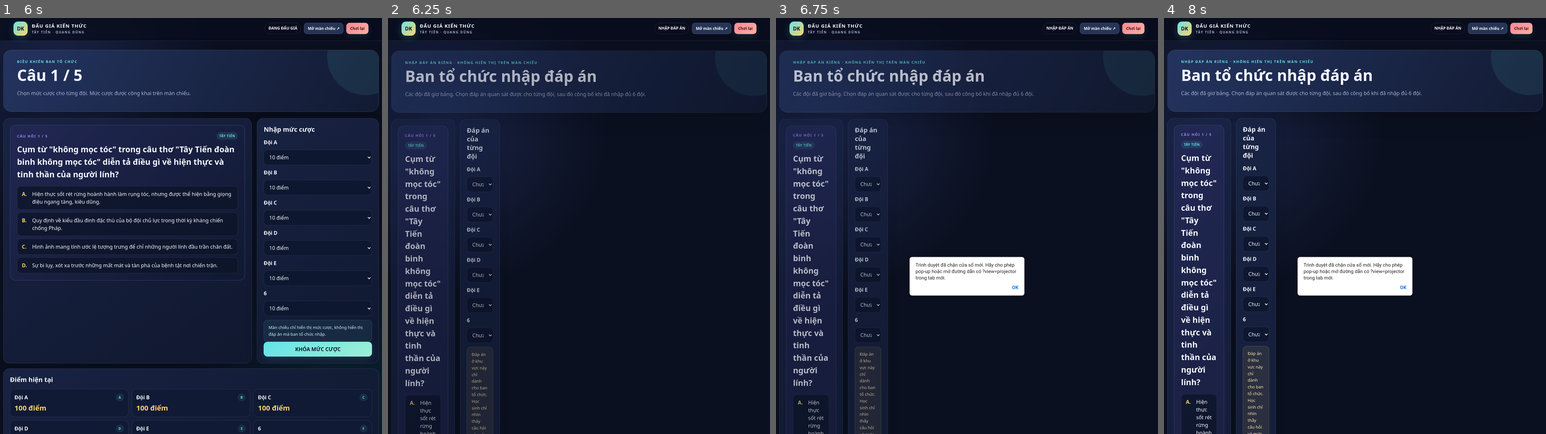
Above: before the commit, frames 1-4 (left to right).
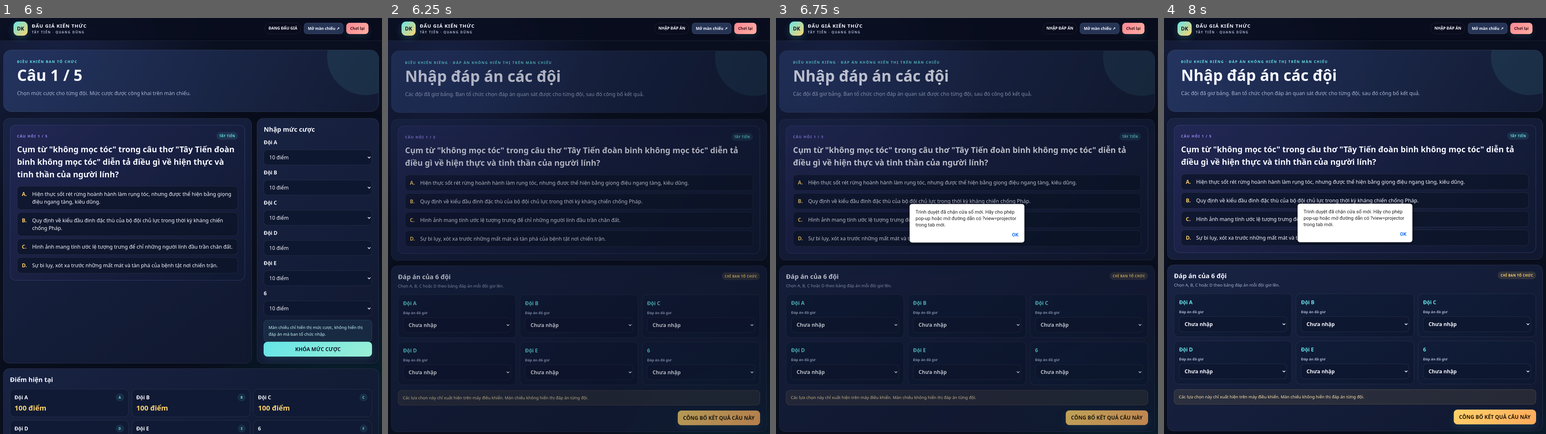
Above: after the commit, the same moments.

Repository: GIAKHANHHH/Game-version-2
Game: browser game, page index.html
Same seed, same stepped clock (60 frames per second), same inputs: the game is played once before the commit and once after it. When the page shows a pop-up message, it is drawn as a white box for half a second while everything else waits; a line starting with > is the answer the replay typed.
Inputs (mouse positions are in pixels of both pictures, inside the frame that each line leads up to):
- Up to frame 1 (6 s): click "Chơi lại" at 0.27 s; click "SẴN SÀNG Mở màn chiếu ↗ Chơi …" at 0.52 s; click (49, 234) at 1.27 s; type "8" at 1.27 s; tap Enter at 1.3, 3.7 s; click "BẮT ĐẦU TRÒ CHƠI" at 1.77 s; click "Chơi lại" at 1.87 s; click "Mở màn chiếu ↗" at 2.47 s; click "MỞ MÀN CHIẾU" at 3.07 s; click (206, 234) at 3.67 s; type "6" at 3.67 s; click "MỞ MÀN CHIẾU" at 4.27 s; click "BẮT ĐẦU TRÒ CHƠI" at 4.87 s; click (317, 30) at 5.47 s
- Up to frame 2 (6.25 s): click "KHÓA MỨC CƯỢC" at 6.07 s
- Up to frame 3 (6.75 s): click "NHẬP ĐÁP ÁN Mở màn chiếu ↗ Ch…" at 6.27 s; click (1093, 30) at 6.67 s
- Up to frame 4 (8 s): click (1496, 417) at 7.27 s, where only the run after the commit has a clickable "CÔNG BỐ KẾT QUẢ CÂU NÀY"; click "Mở màn chiếu ↗" at 7.87 s

Frame 1 is identical in both runs. In frame 2, 8.3% of the frame differs, in the area x 0-100%, y 10-100%; in frame 3, 15%; in frame 4, 29%, in the area x 0-100%, y 9-100%.

Commit message:
Add files via upload

Diff:
--- a/app.js
+++ b/app.js
@@ -418,30 +418,32 @@
   function answerPanel() {
     return `
       <section class="hero">
-        <div class="eyebrow">NHẬP ĐÁP ÁN RIÊNG · KHÔNG HIỂN THỊ TRÊN MÀN CHIẾU</div>
-        <h1>Ban tổ chức nhập đáp án</h1>
-        <p>Các đội đã giơ bảng. Chọn đáp án quan sát được cho từng đội, sau đó công bố khi đã nhập đủ 6 đội.</p>
+        <div class="eyebrow">ĐIỀU KHIỂN RIÊNG · ĐÁP ÁN KHÔNG HIỂN THỊ TRÊN MÀN CHIẾU</div>
+        <h1>Nhập đáp án các đội</h1>
+        <p>Các đội đã giơ bảng. Ban tổ chức chọn đáp án quan sát được cho từng đội, sau đó công bố kết quả.</p>
       </section>
-      <div class="grid">
-        <section class="card span-7">
-          ${questionPanel()}
-        </section>
-        <section class="card span-5">
-          <h2>Đáp án của từng đội</h2>
-          ${state.teams.map(t => `
-            <div class="row" style="margin:12px 0">
-              <strong>${escapeHtml(t.name)}</strong>
-              <select data-answer="${t.id}">
-                <option value="">Chưa nhập</option>
-                ${["A","B","C","D"].map(a => `<option value="${a}" ${t.answer===a?"selected":""}>${a}</option>`).join("")}
-              </select>
-            </div>`).join("")}
-          <div class="note warning">Đáp án ở khu vực này chỉ dành cho ban tổ chức. Học sinh chỉ nhìn thấy câu hỏi và mức cược trên màn chiếu.</div>
-          ${button("CÔNG BỐ KẾT QUẢ CÂU NÀY", "reveal", "btn gold full")}
-        </section>
-        <section class="card span-12">
-          <h2>Mức cược công khai</h2>${publicBidsTable()}
-        </section>
+      <div class="answer-layout">
+        <section class="card">${questionPanel()}</section>
+        <section class="card">
+          <div class="row answer-heading">
+            <div><h2>Đáp án của 6 đội</h2><p class="muted">Chọn A, B, C hoặc D theo bảng đáp án mỗi đội giơ lên.</p></div>
+            <span class="status gold">CHỈ BAN TỔ CHỨC</span>
+          </div>
+          <div class="answer-row">
+            ${state.teams.map(t => `
+              <div class="answer-cell">
+                <div class="answer-team">${escapeHtml(t.name)}</div>
+                <label for="answer-${t.id}">Đáp án đã giơ</label>
+                <select id="answer-${t.id}" data-answer="${t.id}">
+                  <option value="">Chưa nhập</option>
+                  ${["A","B","C","D"].map(a => `<option value="${a}" ${t.answer===a?"selected":""}>Đáp án ${a}</option>`).join("")}
+                </select>
+              </div>`).join("")}
+          </div>
+          <div class="note warning answer-note">Các lựa chọn này chỉ xuất hiện trên máy điều khiển. Màn chiếu không hiển thị đáp án từng đội.</div>
+          <div class="answer-actions">${button("CÔNG BỐ KẾT QUẢ CÂU NÀY", "reveal", "btn gold")}</div>
+        </section>
+        <section class="card"><h2>Mức cược công khai</h2>${publicBidsTable()}</section>
       </div>`;
   }
 
--- a/style.css
+++ b/style.css
@@ -151,3 +151,24 @@
 }
 .hero, .card { animation:fadeUp .36s ease-out both; }
 .winner-title { text-shadow:0 0 28px rgba(255,211,106,.2); }
+
+.answer-layout { display:grid; grid-template-columns:minmax(0,1fr); gap:16px; }
+.answer-layout > .card { min-width:0; }
+.answer-heading { align-items:flex-start; margin-bottom:16px; }
+.answer-heading h2 { margin-bottom:5px; }
+.answer-heading p { margin:0; font-size:13px; }
+.answer-row { display:grid; grid-template-columns:repeat(3,minmax(0,1fr)); gap:12px; }
+.answer-cell { min-width:0; padding:15px; border:1px solid var(--line); border-radius:15px; background:linear-gradient(145deg,#111d39,#0d1730); }
+.answer-team { font-size:16px; font-weight:900; margin-bottom:11px; color:var(--cyan); }
+.answer-cell label { display:block; color:var(--muted); font-size:11px; font-weight:800; margin-bottom:7px; }
+.answer-cell select { min-height:46px; font-weight:800; }
+.answer-note { margin-top:16px; }
+.answer-actions { display:flex; justify-content:flex-end; margin-top:16px; }
+@media (max-width:760px) {
+  .answer-row { grid-template-columns:repeat(2,minmax(0,1fr)); }
+  .answer-heading { align-items:flex-start; flex-direction:column; }
+}
+@media (max-width:460px) {
+  .answer-row { grid-template-columns:1fr; }
+  .answer-actions .btn { width:100%; }
+}
